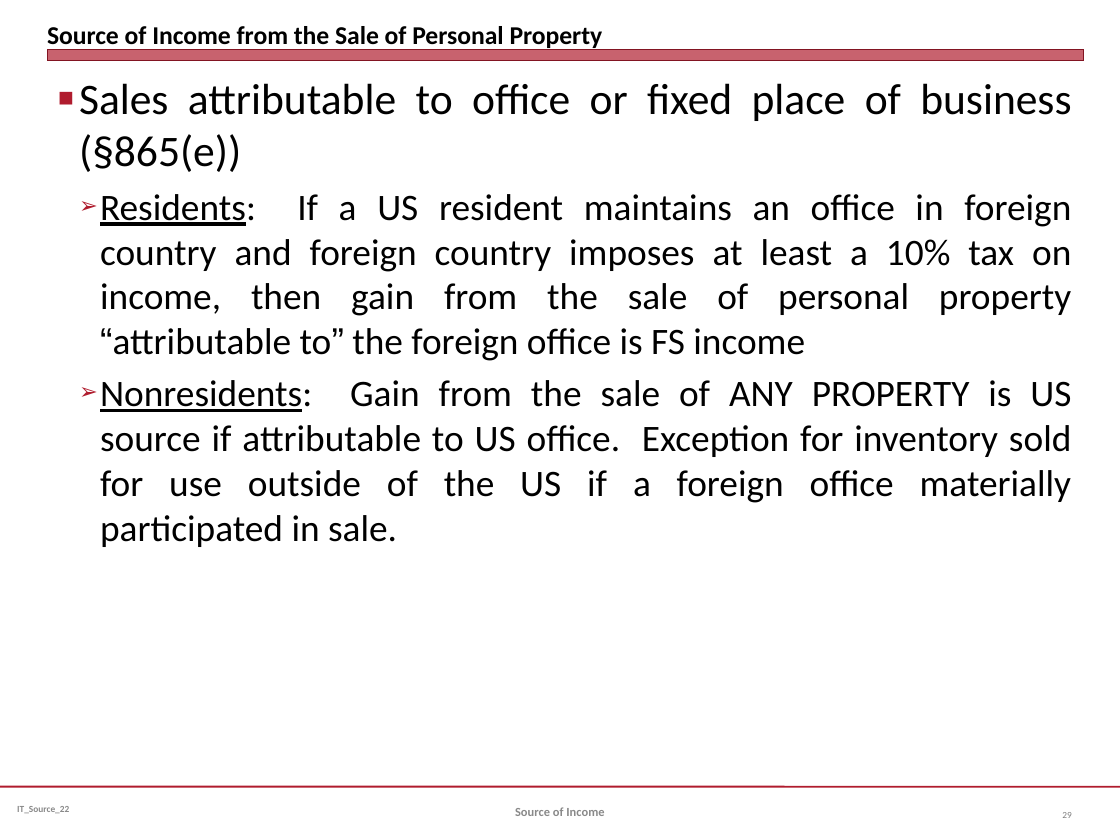
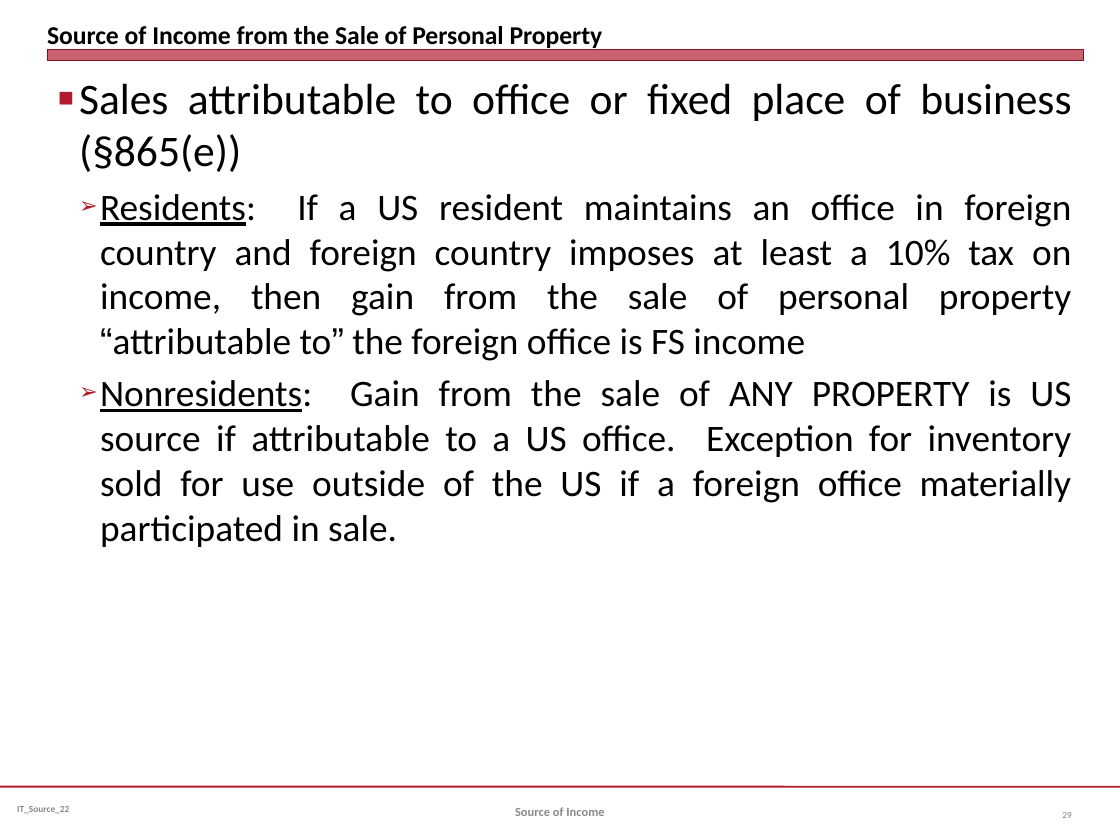
Before and after one commit to jmc877/International-Tax, a slide deck: slide 29 of slides/IT_Source_IntDiv_22.pptx. Drawn at 1120x840 pixels with LibreOffice and Linux fonts; fonts in the diff are those of the drawing. Boxes give left, top, right and bottom in pixels: in the first picture for what was removed or moved away, otherwise in the second. Text is boxed around its words. In the diff, an @@ line names an element or a change of style, - is before the commit and + after.

```diff
--- a/slides/IT_Source_IntDiv_22.pptx
+++ b/slides/IT_Source_IntDiv_22.pptx
@@ text at (100,380,1072,547): text changed @@
-  ➢ Nonresidents: Gain from the sale of ANY PROPERTY is US source if attributable to US office. Exception for inventory sold for use outside of the US if a foreign office materially participated in sale.
+  ➢ Nonresidents: Gain from the sale of ANY PROPERTY is US source if attributable to a US office. Exception for inventory sold for use outside of the US if a foreign office materially participated in sale.
```
Also in this commit, not shown: 2 other files.
